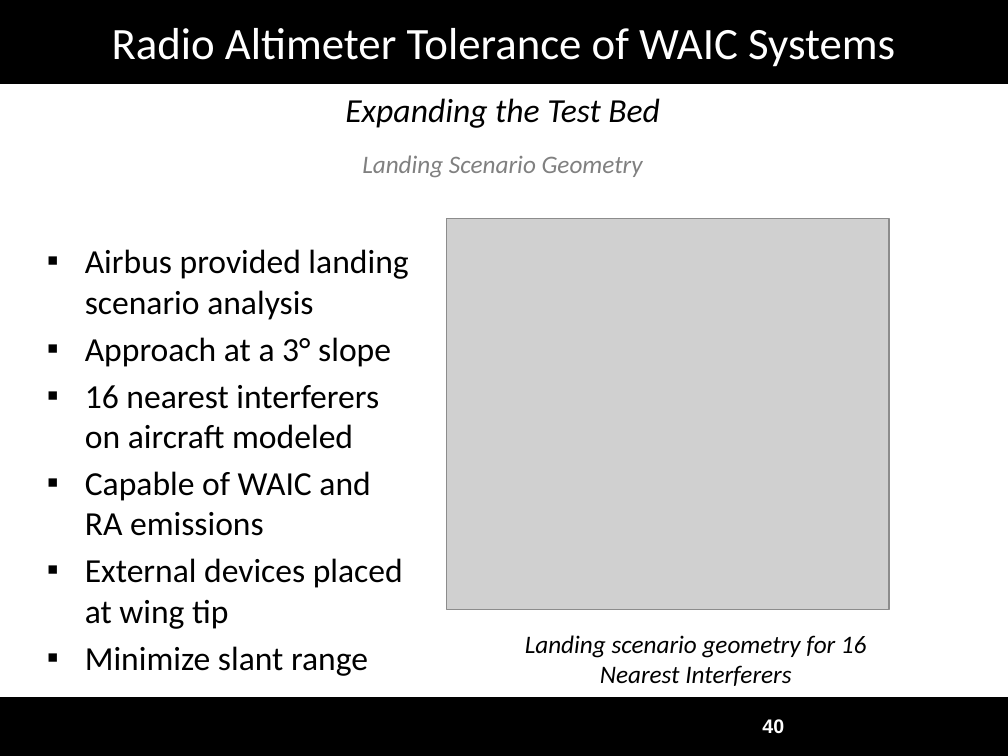
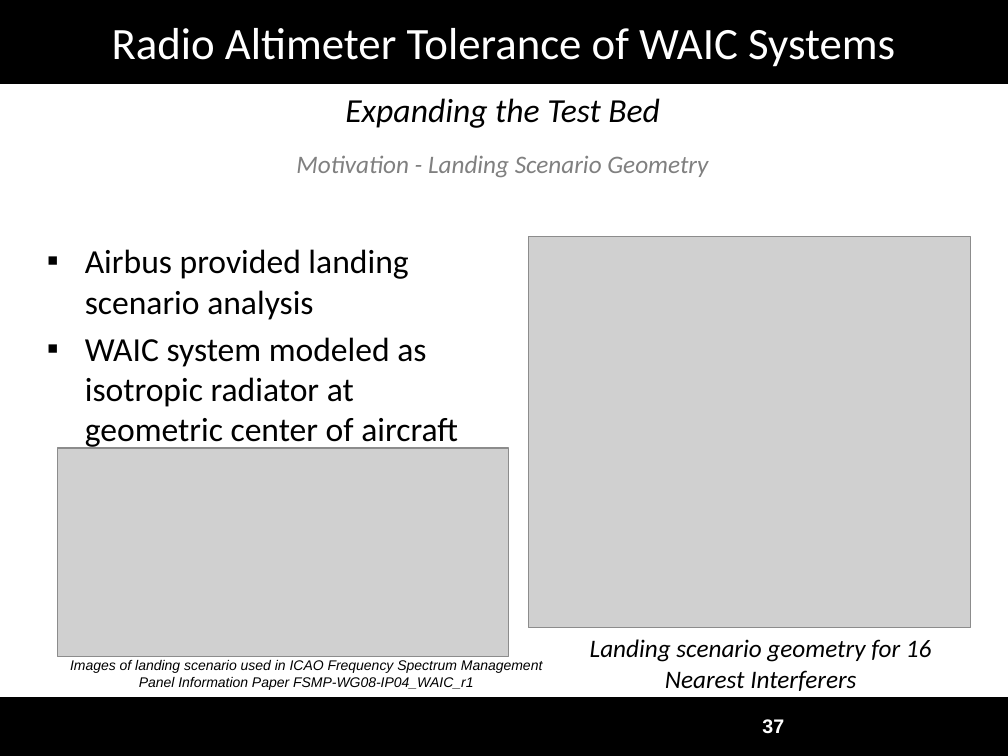
Before and after one commit to joshruff/masters_thesis, a slide deck: slide 37 of data/Defense_Presentation.pptx (slide 40 before the commit). Drawn at 1008x756 pixels with LibreOffice and Linux fonts; fonts in the diff are those of the drawing; grey boxes stand for pictures; background and template pictures are left out. Boxes give left, top, right and bottom in pixels: in the first picture for what was removed or moved away, otherwise in the second. Text is boxed around its words. In the diff, an @@ line names an element or a change of style, - is before the commit and + after.

```diff
--- a/data/Defense_Presentation.pptx
+++ b/data/Defense_Presentation.pptx
@@ text at bbox=[296, 155, 708, 177]: text changed @@
-Landing Scenario Geometry
+Motivation - Landing Scenario Geometry
@@ picture: place and size @@
-picture at bbox=[447, 219, 889, 610]
+picture at bbox=[528, 237, 971, 628]
@@ text at bbox=[85, 337, 458, 450]: text changed @@
-▪ Approach at a 3° slope
-▪ 16 nearest interferers on aircraft modeled
-▪ Capable of WAIC and RA emissions
-▪ External devices placed at wing tip
-▪ Minimize slant range
+▪ WAIC system modeled as isotropic radiator at geometric center of aircraft
@@ picture added at bbox=[57, 448, 509, 656] @@
@@ text "Landing scenario geometry for 16 ...": place and size @@
-text "Landing scenario geometry for 16 ..." at bbox=[525, 635, 867, 686]
+text "Landing scenario geometry for 16 ..." at bbox=[590, 639, 932, 691]
@@ text added at bbox=[70, 660, 542, 690], 10 pt, text #000000, italic @@
+Images of landing scenario used in ICAO Frequency Spectrum Management Panel Information Paper FSMP-WG08-IP04_WAIC_r1
@@ page number at bbox=[762, 719, 784, 734]: text changed @@
-40
+37
```
Also in this commit, not shown: 38 other slides changed, 3 slides added, 1 slide removed, 3 other files.
